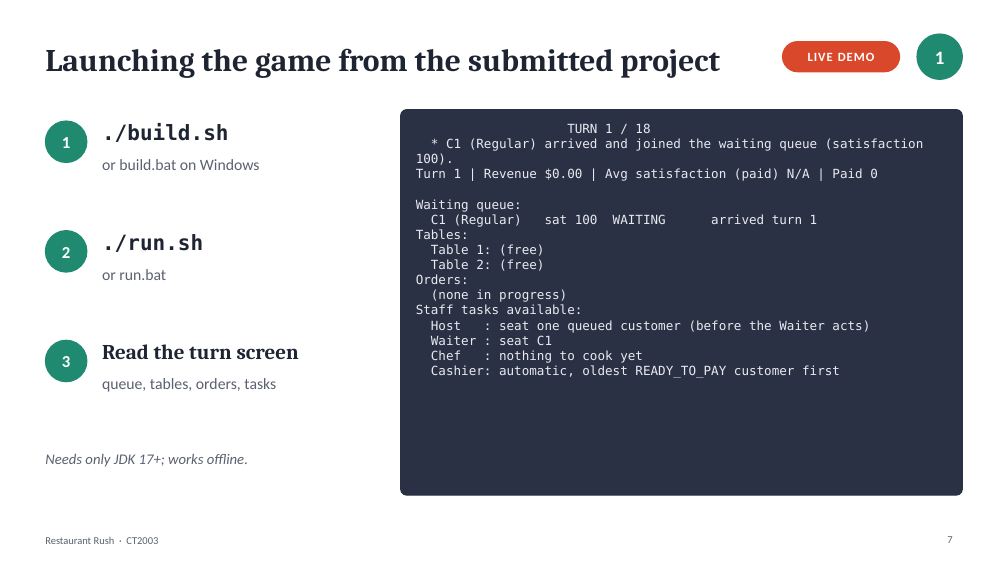
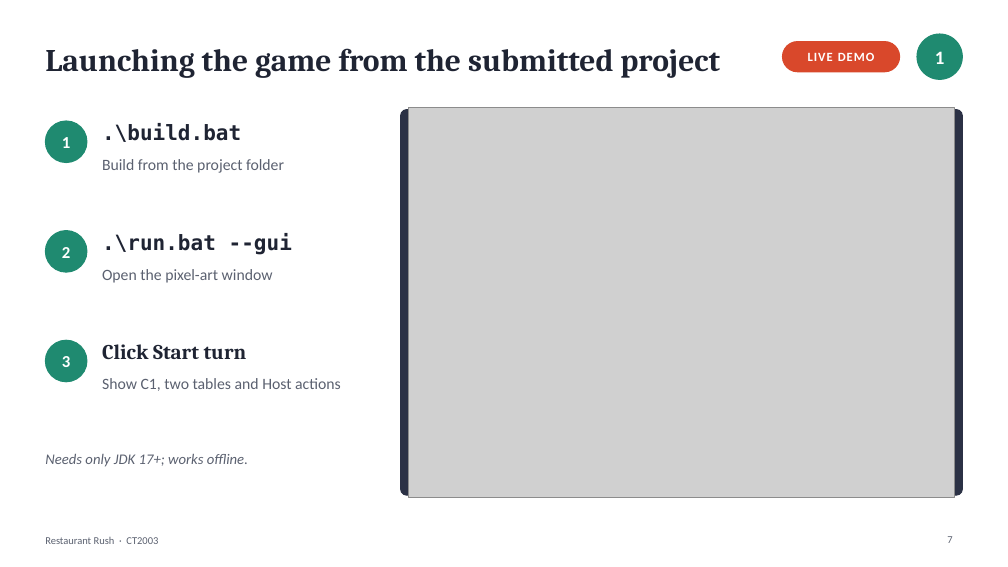
Before and after one commit to JeremyChooCK/CT2003-Restaurant-Rush, a slide deck: slide 7 of docs/presentation/RestaurantRush_Presentation.pptx. Drawn at 1008x567 pixels with LibreOffice and Linux fonts; fonts in the diff are those of the drawing; grey boxes stand for pictures. Boxes give left, top, right and bottom in pixels: in the first picture for what was removed or moved away, otherwise in the second. Text is boxed around its words. In the diff, an @@ line names an element or a change of style, - is before the commit and + after.

```diff
--- a/docs/presentation/RestaurantRush_Presentation.pptx
+++ b/docs/presentation/RestaurantRush_Presentation.pptx
@@ picture added at <box>408,107,954,497</box> @@
@@ text at <box>102,123,241,142</box>: text changed @@
-./build.sh
+.\build.bat
@@ text removed at <box>416,123,924,378</box> @@
-TURN 1 / 18
-* C1 (Regular) arrived and joined the waiting queue (satisfaction 100).
-Turn 1 | Revenue $0.00 | Avg satisfaction (paid) N/A | Paid 0
-Waiting queue:
-C1 (Regular) sat 100 WAITING arrived turn 1
-Tables:
-Table 1: (free)
-Table 2: (free)
-Orders:
-(none in progress)
-Staff tasks available:
-Host : seat one queued customer (before the Waiter acts)
-Waiter : seat C1
-Chef : nothing to cook yet
-Cashier: automatic, oldest READY_TO_PAY customer first
@@ text at <box>102,159,284,173</box>: text changed @@
-or build.bat on Windows
+Build from the project folder
@@ text at <box>102,233,292,255</box>: text changed @@
-./run.sh
+.\run.bat --gui
@@ text at <box>102,269,273,283</box>: text changed @@
-or run.bat
+Open the pixel-art window
@@ text at <box>102,344,247,360</box>: text changed @@
-Read the turn screen
+Click Start turn
@@ text at <box>102,378,341,391</box>: text changed @@
-queue, tables, orders, tasks
+Show C1, two tables and Host actions
```
Also in this commit, not shown: 17 other slides changed, 1 slide added, 1 slide removed, 1 other file.
